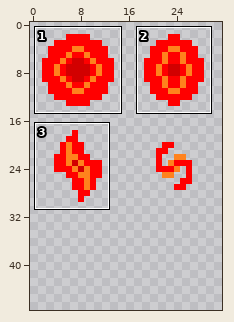
File history of a pixel-art sprite, TacticianMercSquad/img/units/unit1.png. The picture above shows the old version from afar; the outline marks the close-up.
Close-up. Before the edit:
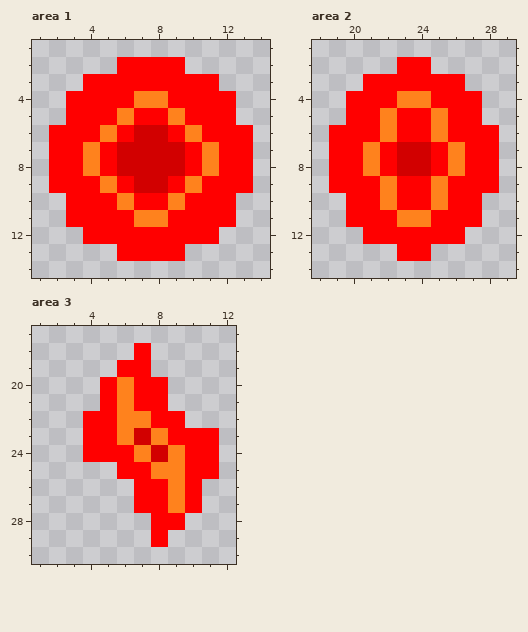
The file is 32x32 pixels. Pixels under 10% opacity are left out. Shown: area 1: x 1..14, y 1..14; area 2: x 18..29, y 1..14; area 3: x 1..12, y 17..30. The old version is drawn lined up with the new one, on the new canvas. The commit also changed other parts of the picture, which this record leaves out.
After the commit:
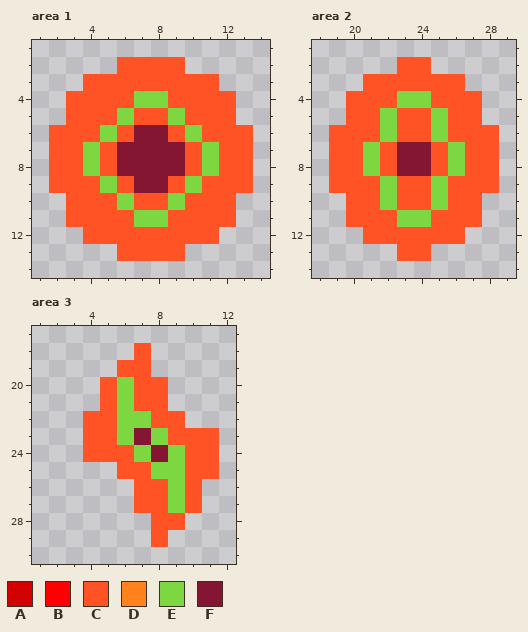
Palette (. is transparent): A #d20000  B #ff0000  C #ff5325  D #ff821d  E #7cd740  F #851633
Change:
canvas 32x32 -> 32x48
Changed rows in their new state; - is an unchanged pixel.
Area 1:
first column x 2:
 2 ----CCCC----
 3 --CCCCCCCC--
 4 -CCCCEECCCC-
 5 -CCCECCECCC-
 6 CCCECFFCECCC
 7 CCECFFFFCECC
 8 CCECFFFFCECC
 9 CCCECFFCECCC
10 -CCCECCECCC-
11 -CCCCEECCCC-
12 --CCCCCCCC--
13 ----CCCC----
Area 2:
first column x 19:
 2 ----CC----
 3 --CCCCCC--
 4 -CCCEECCC-
 5 -CCECCECC-
 6 CCCECCECCC
 7 CCECFFCECC
 8 CCECFFCECC
 9 CCCECCECCC
10 -CCECCECC-
11 -CCCEECCC-
12 --CCCCCC--
13 ----CC----
Area 3:
first column x 4:
18 ---C----
19 --CC----
20 -CECC---
21 -CECC---
22 CCEECC--
23 CCEFECCC
24 CCCEFECC
25 --CCEECC
26 ---CCEC-
27 ---CCEC-
28 ----CC--
29 ----C---
Pixel boxes of the changes (left, top, right, bottom) in both close-ups:
changed: (49, 57, 253, 261)
changed: (329, 57, 499, 261)
changed: (83, 343, 219, 547)
